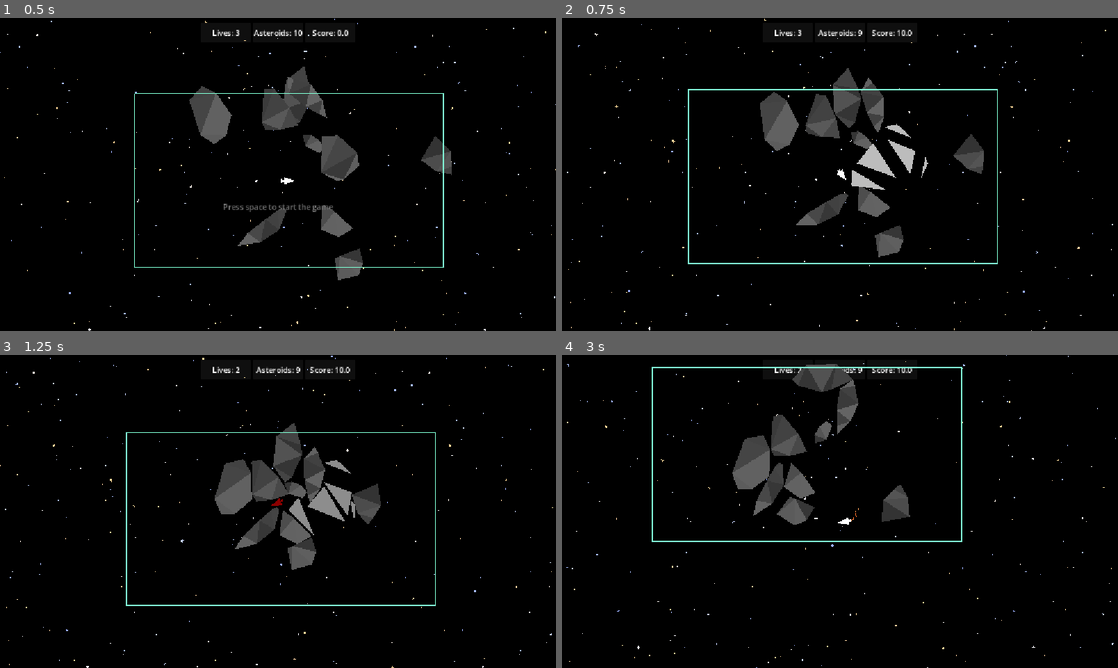
Above: before the commit, frames 1-4 (two rows, left to right).
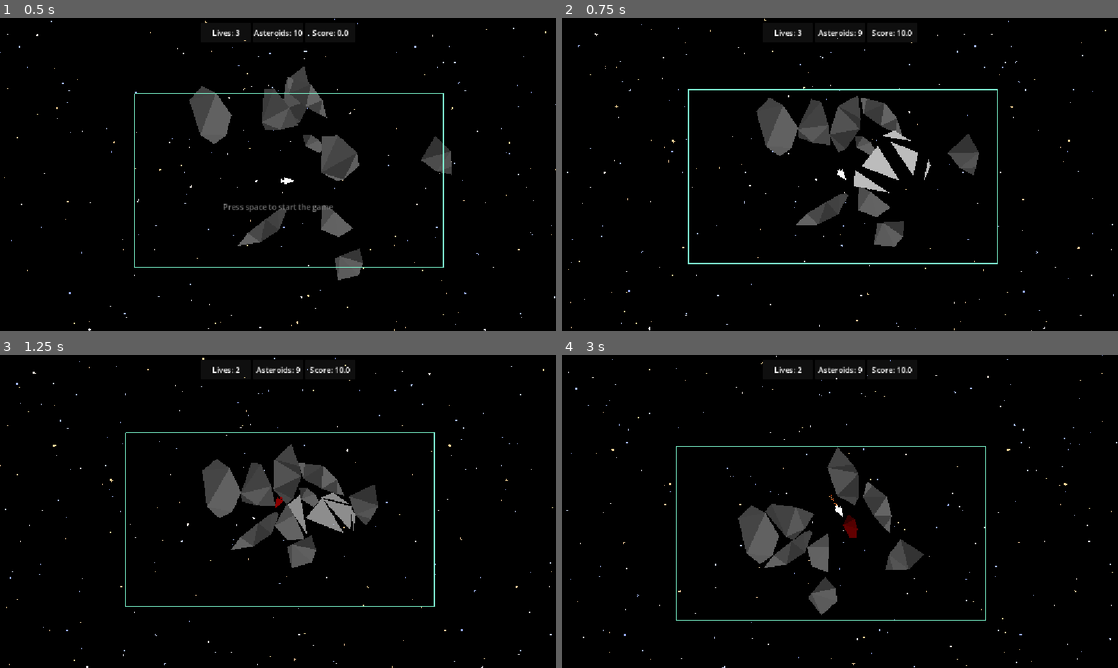
Above: after the commit, the same moments.

Repository: ProudFridge/Asteroids
Game: Godot game, scene res://scenes/game/game.tscn
The game is run twice, just before and just after one commit, with the same random seed, the same clock (stepped at 60 frames per second) and the same inputs.
Inputs (mouse positions are in pixels of both pictures, inside the frame that each line leads up to):
- Up to frame 1 (0.5 s): no input
- Up to frame 2 (0.75 s): tap Space (space) at 0.5 s; move the mouse to (962, 158) at 0.52 s; hold D (turn_right) from 0.53 s (still down); hold Space (space) from 0.53 s (still down); click (962, 158) at 0.67 s
- Up to frame 3 (1.25 s): keep holding D (turn_right); keep holding Space (space)
- Up to frame 4 (3 s): move the mouse to (728, 527) at 1.27 s; release D (turn_right) at 1.28 s; release Space (space) at 1.28 s; hold S (backwards) 1.28-2.03 s; tap Alt at 1.35 s; move the mouse to (895, 442) at 2.02 s; hold D (turn_right) 2.03-2.78 s; tap Shift at 2.1 s; move the mouse to (812, 574) at 2.77 s; hold W (forwards) from 2.78 s (still down); tap Space (space) at 2.85 s; click (812, 574) at 2.92 s

Frame 1 is identical in both runs. In frame 2, 3.0% of the frame differs, in the area x 34-76%, y 16-77%; in frame 3, 4.4%; in frame 4, 9.2%, in the area x 0-100%, y 0-100%.

Commit message:
Add BoundsManager node

Diff:
--- a/scenes/game/game.gd
+++ /dev/null
@@ -1,22 +0,0 @@
-extends Node
-
-@onready var left: CollisionShape2D = $Bounds/Left
-@onready var right: CollisionShape2D = $Bounds/Right
-@onready var top: CollisionShape2D = $Bounds/Top
-@onready var bottom: CollisionShape2D = $Bounds/Bottom
-
-# Called when the node enters the scene tree for the first time.
-func _ready() -> void:
-	left.position = Vector2(0,0)
-	right.position = Vector2(Global.windowSize.x, 0)
-	top.position = Vector2(0,0)
-	bottom.position = Vector2(0, Global.windowSize.y)
-
-	left.rotate(PI / 2)
-	right.rotate(-PI / 2)
-	top.rotate(PI)
-
-
-# Called every frame. 'delta' is the elapsed time since the previous frame.
-func _process(delta: float) -> void:
-	pass
--- a/scenes/game/game.tscn
+++ b/scenes/game/game.tscn
@@ -1,11 +1,11 @@
 [gd_scene format=3 uid="uid://dobdvgut8dbsl"]
 
-[ext_resource type="Script" uid="uid://cthkf4wvev651" path="res://scenes/game/game.gd" id="1_kp23o"]
 [ext_resource type="PackedScene" uid="uid://s0kngucv0cnl" path="res://scenes/player/player.tscn" id="1_sul5r"]
 [ext_resource type="PackedScene" uid="uid://dh2eakv6ikta5" path="res://scenes/managers/asteroid_manager/asteroid_manager.tscn" id="4_kelw5"]
 [ext_resource type="PackedScene" uid="uid://dt5w32stiehqw" path="res://scenes/managers/game_manager/game_manager.tscn" id="5_lfrn8"]
 [ext_resource type="Script" uid="uid://yb8dwdqkpvd5" path="res://scenes/game/ui/lives_label.gd" id="6_5i0tg"]
 [ext_resource type="PackedScene" uid="uid://dekcesve6rso2" path="res://scenes/managers/bullet_manager/bullet_manager.tscn" id="6_kp23o"]
+[ext_resource type="PackedScene" uid="uid://bhaj7fphtnb7u" path="res://scenes/managers/bounds_manager/bounds_manager.tscn" id="7_3xj4h"]
 [ext_resource type="Script" uid="uid://bq0jrxq4w8tr7" path="res://scenes/game/ui/asteroid_count_label.gd" id="7_bdhmt"]
 [ext_resource type="PackedScene" uid="uid://bmaxqtsk2gwoh" path="res://scenes/managers/stars_manager/stars_manager.tscn" id="7_ftsea"]
 [ext_resource type="Script" uid="uid://d0q2jesqvby2b" path="res://scenes/game/ui/score_label.gd" id="8_87uf6"]
@@ -15,14 +15,6 @@
 [ext_resource type="Script" uid="uid://bfj3kk4w0o7o6" path="res://scenes/game/ui/game_start_label.gd" id="12_otnwt"]
 [ext_resource type="Script" uid="uid://b6ls8uptisac" path="res://scenes/game/ui/pause_menu/pause_menu.gd" id="12_vaxfo"]
 [ext_resource type="Script" uid="uid://br8owlchcm7kq" path="res://scenes/game/ui/pause_menu/quit_button.gd" id="13_ftsea"]
-
-[sub_resource type="WorldBoundaryShape2D" id="WorldBoundaryShape2D_ohdgn"]
-
-[sub_resource type="WorldBoundaryShape2D" id="WorldBoundaryShape2D_2tmx8"]
-
-[sub_resource type="WorldBoundaryShape2D" id="WorldBoundaryShape2D_yrxbg"]
-
-[sub_resource type="WorldBoundaryShape2D" id="WorldBoundaryShape2D_anm2o"]
 
 [sub_resource type="LabelSettings" id="LabelSettings_0sr1o"]
 
@@ -47,7 +39,6 @@
 [sub_resource type="Theme" id="Theme_2m7xh"]
 
 [node name="Game" type="Node" unique_id=324886737]
-script = ExtResource("1_kp23o")
 
 [node name="Player" parent="." unique_id=2088811554 instance=ExtResource("1_sul5r")]
 
@@ -57,22 +48,6 @@
 limit_enabled = false
 position_smoothing_enabled = true
 
-[node name="Bounds" type="StaticBody2D" parent="." unique_id=335364591]
-collision_layer = 8
-collision_mask = 0
-
-[node name="Left" type="CollisionShape2D" parent="Bounds" unique_id=2103307325]
-shape = SubResource("WorldBoundaryShape2D_ohdgn")
-
-[node name="Right" type="CollisionShape2D" parent="Bounds" unique_id=692631492]
-shape = SubResource("WorldBoundaryShape2D_2tmx8")
-
-[node name="Top" type="CollisionShape2D" parent="Bounds" unique_id=246738801]
-shape = SubResource("WorldBoundaryShape2D_yrxbg")
-
-[node name="Bottom" type="CollisionShape2D" parent="Bounds" unique_id=1946020008]
-shape = SubResource("WorldBoundaryShape2D_anm2o")
-
 [node name="Managers" type="Node" parent="." unique_id=1491249176]
 
 [node name="AsteroidManager" parent="Managers" unique_id=1515685420 instance=ExtResource("4_kelw5")]
@@ -85,6 +60,8 @@
 [node name="GameManager" parent="Managers" unique_id=1113349235 node_paths=PackedStringArray("asteroidManager", "player") instance=ExtResource("5_lfrn8")]
 asteroidManager = NodePath("../AsteroidManager")
 player = NodePath("../../Player")
+
+[node name="BoundsManager" parent="Managers" unique_id=2007542974 instance=ExtResource("7_3xj4h")]
 
 [node name="UILayer" type="CanvasLayer" parent="." unique_id=137853518]
 layer = -1
@@ -286,6 +263,7 @@
 
 [node name="GameStartLabel" type="Label" parent="InstructionLayer" unique_id=289557349 node_paths=PackedStringArray("gameManager")]
 process_mode = 2
+visible = false
 anchors_preset = 8
 anchor_left = 0.5
 anchor_top = 0.5
--- /dev/null
+++ b/scenes/managers/bounds_manager/bounds_manager.gd
@@ -0,0 +1,18 @@
+extends Node
+class_name BoundsManager
+
+@onready var left: CollisionShape2D = $Bounds/Left
+@onready var right: CollisionShape2D = $Bounds/Right
+@onready var top: CollisionShape2D = $Bounds/Top
+@onready var bottom: CollisionShape2D = $Bounds/Bottom
+
+# Called when the node enters the scene tree for the first time.
+func _ready() -> void:
+	left.position = Vector2(0,0)
+	right.position = Vector2(Global.windowSize.x, 0)
+	top.position = Vector2(0,0)
+	bottom.position = Vector2(0, Global.windowSize.y)
+
+	left.rotate(PI / 2)
+	right.rotate(-PI / 2)
+	top.rotate(PI)
--- /dev/null
+++ b/scenes/managers/bounds_manager/bounds_manager.tscn
@@ -0,0 +1,28 @@
+[gd_scene format=3 uid="uid://bhaj7fphtnb7u"]
+
+[ext_resource type="Script" uid="uid://cybjjrg00n4fp" path="res://scenes/managers/bounds_manager/bounds_manager.gd" id="1_5qiu0"]
+
+[sub_resource type="WorldBoundaryShape2D" id="WorldBoundaryShape2D_2m7xh"]
+
+[sub_resource type="WorldBoundaryShape2D" id="WorldBoundaryShape2D_ohdgn"]
+
+[sub_resource type="WorldBoundaryShape2D" id="WorldBoundaryShape2D_2tmx8"]
+
+[sub_resource type="WorldBoundaryShape2D" id="WorldBoundaryShape2D_yrxbg"]
+
+[node name="BoundsManager" type="Node" unique_id=2007542974]
+script = ExtResource("1_5qiu0")
+
+[node name="Bounds" type="StaticBody2D" parent="." unique_id=134794853]
+
+[node name="Left" type="CollisionShape2D" parent="Bounds" unique_id=1748694179]
+shape = SubResource("WorldBoundaryShape2D_2m7xh")
+
+[node name="Right" type="CollisionShape2D" parent="Bounds" unique_id=818290772]
+shape = SubResource("WorldBoundaryShape2D_ohdgn")
+
+[node name="Top" type="CollisionShape2D" parent="Bounds" unique_id=898418990]
+shape = SubResource("WorldBoundaryShape2D_2tmx8")
+
+[node name="Bottom" type="CollisionShape2D" parent="Bounds" unique_id=888330866]
+shape = SubResource("WorldBoundaryShape2D_yrxbg")
Not shown, added: scenes/managers/bounds_manager/bounds_manager.gd.uid
